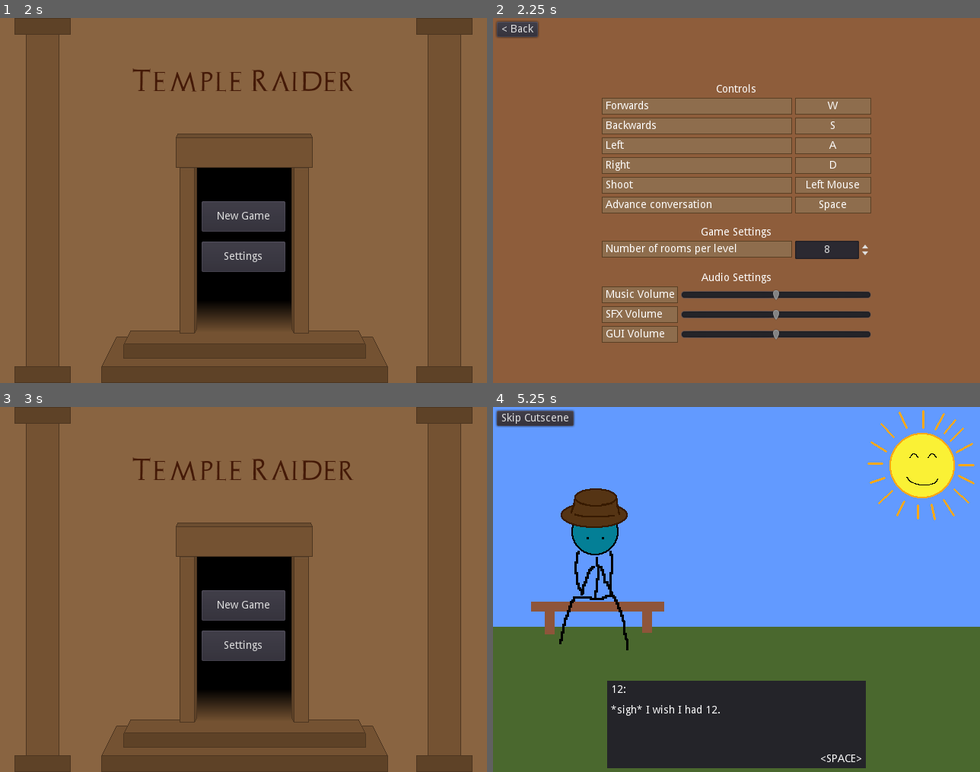
Above: before the commit, frames 1-4 (two rows, left to right).
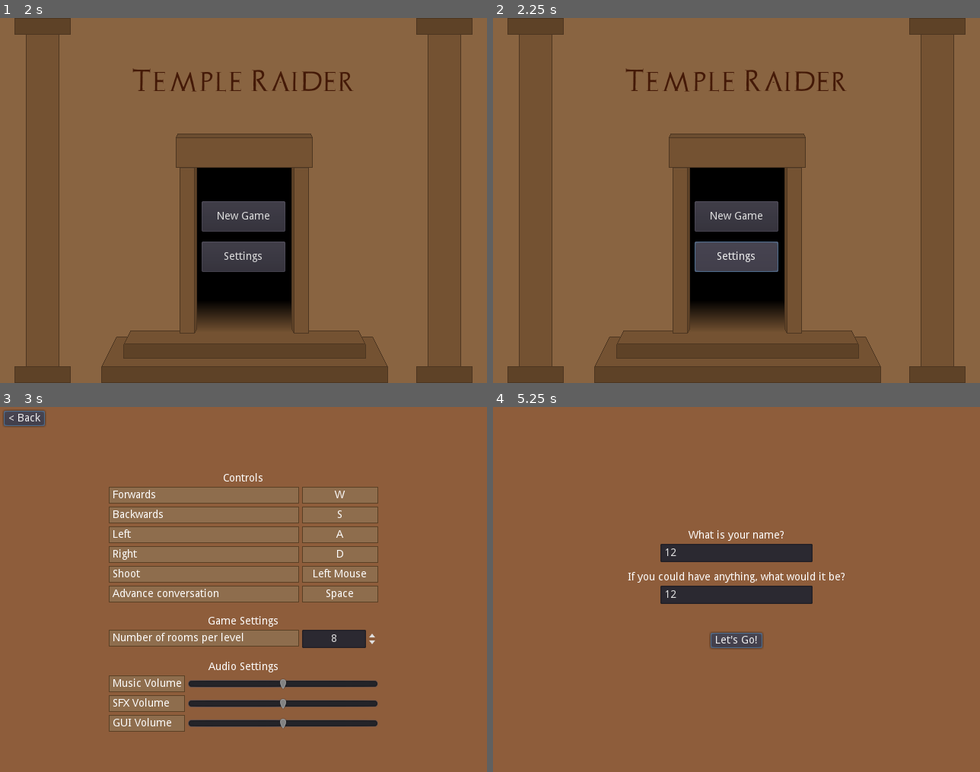
Above: after the commit, the same moments.

Repository: mattvonfat/CurseGame
Game: Godot game, scene res://menus/SplashScreen.tscn
Two runs of this game, one before a commit and one after it. Both use one fixed random seed, a clock stepped at 60 frames per second and the inputs below. Sound files missing from this copy of the repository are replaced by a short silence.
Inputs (mouse positions are in pixels of both pictures, inside the frame that each line leads up to):
- Up to frame 1 (2 s): tap Enter at 0.5 s; move the mouse to (350, 182) at 0.52 s; hold D (move_right) 0.53-1.28 s; tap Space (convo_continue) at 0.6, 1.25 s; click (350, 182) at 0.67 s; move the mouse to (146, 218) at 1.27 s; hold S (move_down) from 1.28 s (still down); click (146, 218) at 1.35 s
- Up to frame 2 (2.25 s): release S (move_down) at 2 s; click "Settings" at 2 s
- Up to frame 3 (3 s): click "< Back" at 2.75 s
- Up to frame 4 (5.25 s): click "New Game" at 3.5 s; click (736, 553) at 4.27 s; type "12" at 4.35 s; click (736, 593) at 4.5 s; type "12" at 4.58 s; click "Let's Go!" at 5 s

Frame 1 is identical in both runs. In frame 2, 41% of the frame differs, in the area x 0-98%, y 0-100%; in frame 3, 41%; in frame 4, 99%, in the area x 0-100%, y 0-100%.

Commit message:
Button Clicks
Added button clicks. Also added the hover click to more buttons.

Diff:
--- a/menus/Controls.gd
+++ b/menus/Controls.gd
@@ -27,6 +27,8 @@
 var changes = false
 
 var is_pause_menu:bool = false
+
+var click_action # type of button that was clicked - if the back button then we need to go back to menu after sound finishes
 
 func _ready():
 	key_wait_panel.hide()
@@ -80,22 +82,20 @@
 
 # called whenever user clicks to rebind a key
 func _on_control_key_button_pressed(key:int):
+	click_action = "CKEY"
+	$ButtonClick.play()
 	key_wait_panel.show()
 	wait_key = true
 	control_item = key
 
 func _on_ReturnToMenuButton_pressed():
-	if is_pause_menu == true:
-		# if we're in the pause menu then emit the leave menu signal but also check if we need to save and if so do it
-		# this is a quick fix as I don't want to rewrite everything and just want to add this in the pause menu
-		if changes == true:
-			GameManager.save_settings()
-		emit_signal("leave_menu")
-	else:
-		GameManager.return_to_menu(changes)
+	click_action = "RETURN"
+	$ButtonClick.play()
 
 
 func _on_LevelRooms_value_changed(value):
+	click_action = "ROOMS"
+	$ButtonClick.play()
 	changes = true
 	GameManager.rooms_per_level = value
 
@@ -103,16 +103,19 @@
 func _on_Music_Slider_value_changed(value):
 	GameManager.music_volume = value
 	changes = true
+	GameManager.update_volumes()
 
 
 func _on_GUISlider3_value_changed(value):
 	GameManager.gui_volume = value
 	changes = true
+	GameManager.update_volumes()
 
 
 func _on_SFXSlider_value_changed(value):
 	GameManager.sfx_volume = value
 	changes = true
+	GameManager.update_volumes()
 
 
 func _on_ReturnToMenuButton_mouse_entered():
@@ -121,3 +124,15 @@
 
 func _on_button_mouse_entered():
 	$AudioStreamPlayer.play()
+
+
+func _on_ButtonClick_finished():
+	if click_action == "RETURN":
+		if is_pause_menu == true:
+			# if we're in the pause menu then emit the leave menu signal but also check if we need to save and if so do it
+			# this is a quick fix as I don't want to rewrite everything and just want to add this in the pause menu
+			if changes == true:
+				GameManager.save_settings()
+			emit_signal("leave_menu")
+		else:
+			GameManager.return_to_menu(changes)
--- a/menus/Controls.tscn
+++ b/menus/Controls.tscn
@@ -6,6 +6,7 @@
 [ext_resource path="res://menus/Controls.gd" type="Script" id=4]
 [ext_resource path="res://images/level_select_background.png" type="Texture" id=5]
 [ext_resource path="res://sounds/rollover2.wav" type="AudioStream" id=6]
+[ext_resource path="res://sounds/click4.wav" type="AudioStream" id=7]
 
 [node name="Controls" type="Control"]
 anchor_right = 1.0
@@ -416,6 +417,9 @@
 [node name="AudioStreamPlayer" type="AudioStreamPlayer" parent="."]
 stream = ExtResource( 6 )
 bus = "GUI"
+
+[node name="ButtonClick" type="AudioStreamPlayer" parent="."]
+stream = ExtResource( 7 )
 
 [connection signal="mouse_entered" from="VBoxContainer/MarginContainer/ReturnToMenuButton" to="." method="_on_ReturnToMenuButton_mouse_entered"]
 [connection signal="pressed" from="VBoxContainer/MarginContainer/ReturnToMenuButton" to="." method="_on_ReturnToMenuButton_pressed"]
@@ -431,7 +435,9 @@
 [connection signal="pressed" from="VBoxContainer/CenterContainer/VBoxContainer/Controls/HBoxContainer/VBoxContainer2/ShootKeyButton" to="." method="_on_control_key_button_pressed" binds= [ 4 ]]
 [connection signal="mouse_entered" from="VBoxContainer/CenterContainer/VBoxContainer/Controls/HBoxContainer/VBoxContainer2/ConvoKeyButton" to="." method="_on_button_mouse_entered"]
 [connection signal="pressed" from="VBoxContainer/CenterContainer/VBoxContainer/Controls/HBoxContainer/VBoxContainer2/ConvoKeyButton" to="." method="_on_control_key_button_pressed" binds= [ 5 ]]
+[connection signal="mouse_entered" from="VBoxContainer/CenterContainer/VBoxContainer/GameSettings/HBoxContainer/VBoxContainer2/LevelRooms" to="." method="_on_button_mouse_entered"]
 [connection signal="value_changed" from="VBoxContainer/CenterContainer/VBoxContainer/GameSettings/HBoxContainer/VBoxContainer2/LevelRooms" to="." method="_on_LevelRooms_value_changed"]
 [connection signal="value_changed" from="VBoxContainer/CenterContainer/VBoxContainer/SoundSettings/HBoxContainer/VBoxContainer2/MusicSlider" to="." method="_on_Music_Slider_value_changed"]
 [connection signal="value_changed" from="VBoxContainer/CenterContainer/VBoxContainer/SoundSettings/HBoxContainer/VBoxContainer2/SFXSlider" to="." method="_on_SFXSlider_value_changed"]
 [connection signal="value_changed" from="VBoxContainer/CenterContainer/VBoxContainer/SoundSettings/HBoxContainer/VBoxContainer2/GUISlider3" to="." method="_on_GUISlider3_value_changed"]
+[connection signal="finished" from="ButtonClick" to="." method="_on_ButtonClick_finished"]
--- a/menus/DeathScreen.gd
+++ b/menus/DeathScreen.gd
@@ -4,3 +4,7 @@
 
 func _on_MainMenu_pressed():
 	GameManager.exit_game()
+
+
+func _on_MainMenu_mouse_entered():
+	$AudioStreamPlayer.play()
--- a/menus/DeathScreen.tscn
+++ b/menus/DeathScreen.tscn
@@ -1,8 +1,9 @@
-[gd_scene load_steps=5 format=2]
+[gd_scene load_steps=6 format=2]
 
 [ext_resource path="res://menus/DeathScreen.gd" type="Script" id=1]
 [ext_resource path="res://Archeologicaps.ttf" type="DynamicFontData" id=2]
 [ext_resource path="res://images/story/death_screen.png" type="Texture" id=3]
+[ext_resource path="res://sounds/rollover2.wav" type="AudioStream" id=4]
 
 [sub_resource type="DynamicFont" id=1]
 size = 29
@@ -60,4 +61,9 @@
 margin_bottom = 340.0
 custom_constants/margin_top = 150
 
+[node name="AudioStreamPlayer" type="AudioStreamPlayer" parent="."]
+stream = ExtResource( 4 )
+bus = "GUI"
+
+[connection signal="mouse_entered" from="CanvasLayer/CenterContainer/VBoxContainer/CenterContainer/MainMenu" to="." method="_on_MainMenu_mouse_entered"]
 [connection signal="pressed" from="CanvasLayer/CenterContainer/VBoxContainer/CenterContainer/MainMenu" to="." method="_on_MainMenu_pressed"]
--- a/menus/LevelSelectScreen.gd
+++ b/menus/LevelSelectScreen.gd
@@ -56,3 +56,8 @@
 
 func _on_TempleSelect_pressed():
 	GameManager.load_level(selected_level)
+
+
+
+func _on_button_mouse_entered():
+	$AudioStreamPlayer.play()
--- a/menus/LevelSelectScreen.tscn
+++ b/menus/LevelSelectScreen.tscn
@@ -10,6 +10,7 @@
 [ext_resource path="res://new_buttongroup.tres" type="ButtonGroup" id=8]
 [ext_resource path="res://images/level_button_disabled.png" type="Texture" id=9]
 [ext_resource path="res://images/level_button_pressed.png" type="Texture" id=10]
+[ext_resource path="res://sounds/rollover2.wav" type="AudioStream" id=11]
 
 [sub_resource type="DynamicFont" id=1]
 size = 20
@@ -328,14 +329,22 @@
 margin_right = 300.0
 margin_bottom = 120.0
 
-[node name="CurseName" type="Label" parent="CanvasLayer/TextureRect/VBoxContainer/CenterContainer2/TextureRect/MarginContainer/VBoxContainer"]
+[node name="Label" type="Label" parent="CanvasLayer/TextureRect/VBoxContainer/CenterContainer2/TextureRect/MarginContainer/VBoxContainer"]
 margin_right = 290.0
 margin_bottom = 14.0
 size_flags_vertical = 1
+text = "Curse:"
+align = 1
+
+[node name="CurseName" type="Label" parent="CanvasLayer/TextureRect/VBoxContainer/CenterContainer2/TextureRect/MarginContainer/VBoxContainer"]
+margin_top = 18.0
+margin_right = 290.0
+margin_bottom = 32.0
+size_flags_vertical = 1
 align = 1
 
 [node name="CurseDescription" type="Label" parent="CanvasLayer/TextureRect/VBoxContainer/CenterContainer2/TextureRect/MarginContainer/VBoxContainer"]
-margin_top = 18.0
+margin_top = 36.0
 margin_right = 290.0
 margin_bottom = 110.0
 size_flags_horizontal = 3
@@ -368,8 +377,17 @@
 [node name="PauseMenu" parent="CanvasLayer" instance=ExtResource( 3 )]
 visible = false
 
+[node name="AudioStreamPlayer" type="AudioStreamPlayer" parent="."]
+stream = ExtResource( 11 )
+bus = "GUI"
+
+[connection signal="mouse_entered" from="CanvasLayer/TextureRect/VBoxContainer/CenterContainer/HBoxContainer/Level1" to="." method="_on_button_mouse_entered"]
 [connection signal="pressed" from="CanvasLayer/TextureRect/VBoxContainer/CenterContainer/HBoxContainer/Level1" to="." method="_on_LevelButton_pressed" binds= [ 1 ]]
+[connection signal="mouse_entered" from="CanvasLayer/TextureRect/VBoxContainer/CenterContainer/HBoxContainer/Level2" to="." method="_on_button_mouse_entered"]
 [connection signal="pressed" from="CanvasLayer/TextureRect/VBoxContainer/CenterContainer/HBoxContainer/Level2" to="." method="_on_LevelButton_pressed" binds= [ 2 ]]
+[connection signal="mouse_entered" from="CanvasLayer/TextureRect/VBoxContainer/CenterContainer/HBoxContainer/Level3" to="." method="_on_button_mouse_entered"]
 [connection signal="pressed" from="CanvasLayer/TextureRect/VBoxContainer/CenterContainer/HBoxContainer/Level3" to="." method="_on_LevelButton_pressed" binds= [ 3 ]]
+[connection signal="mouse_entered" from="CanvasLayer/TextureRect/VBoxContainer/CenterContainer/HBoxContainer/Level4" to="." method="_on_button_mouse_entered"]
 [connection signal="pressed" from="CanvasLayer/TextureRect/VBoxContainer/CenterContainer/HBoxContainer/Level4" to="." method="_on_LevelButton_pressed" binds= [ 4 ]]
+[connection signal="mouse_entered" from="CanvasLayer/TextureRect/VBoxContainer/CenterContainer3/HBoxContainer2/TempleSelect" to="." method="_on_button_mouse_entered"]
 [connection signal="pressed" from="CanvasLayer/TextureRect/VBoxContainer/CenterContainer3/HBoxContainer2/TempleSelect" to="." method="_on_TempleSelect_pressed"]
--- a/menus/MainMenu.gd
+++ b/menus/MainMenu.gd
@@ -1,13 +1,23 @@
 extends Node2D
 
+var action
 
 func _on_NewGame_pressed():
-	GameManager.start_new_game()
+	action = "NEW"
+	$ButtonClick.play()
 
 
 func _on_Controls_pressed():
-	GameManager.go_to_controls_menu()
+	action = "CONTROLS"
+	$ButtonClick.play()
 
 
 func _on_button_mouse_entered():
 	$ButtonHover.play()
+
+
+func _on_ButtonClick_finished():
+	if action == "NEW":
+		GameManager.start_new_game()
+	else:
+		GameManager.go_to_controls_menu()
--- a/menus/MainMenu.tscn
+++ b/menus/MainMenu.tscn
@@ -1,9 +1,10 @@
-[gd_scene load_steps=6 format=2]
+[gd_scene load_steps=7 format=2]
 
 [ext_resource path="res://Archeologicaps.ttf" type="DynamicFontData" id=1]
 [ext_resource path="res://menus/MainMenu.gd" type="Script" id=2]
 [ext_resource path="res://images/gui/menu_bg.png" type="Texture" id=3]
 [ext_resource path="res://sounds/rollover2.wav" type="AudioStream" id=4]
+[ext_resource path="res://sounds/click4.wav" type="AudioStream" id=5]
 
 [sub_resource type="DynamicFont" id=1]
 size = 30
@@ -76,7 +77,11 @@
 stream = ExtResource( 4 )
 bus = "GUI"
 
+[node name="ButtonClick" type="AudioStreamPlayer" parent="."]
+stream = ExtResource( 5 )
+
 [connection signal="mouse_entered" from="CanvasLayer/VBoxContainer/CenterContainer/VBoxContainer/NewGame" to="." method="_on_button_mouse_entered"]
 [connection signal="pressed" from="CanvasLayer/VBoxContainer/CenterContainer/VBoxContainer/NewGame" to="." method="_on_NewGame_pressed"]
 [connection signal="mouse_entered" from="CanvasLayer/VBoxContainer/CenterContainer/VBoxContainer/Controls" to="." method="_on_button_mouse_entered"]
 [connection signal="pressed" from="CanvasLayer/VBoxContainer/CenterContainer/VBoxContainer/Controls" to="." method="_on_Controls_pressed"]
+[connection signal="finished" from="ButtonClick" to="." method="_on_ButtonClick_finished"]
--- a/menus/PauseMenu.gd
+++ b/menus/PauseMenu.gd
@@ -34,3 +34,7 @@
 func _on_leave_controls_menu():
 	$Controls.hide()
 	emit_signal("update_settings")
+
+
+func _on_button_mouse_entered():
+	$AudioStreamPlayer.play()
--- a/menus/PauseMenu.tscn
+++ b/menus/PauseMenu.tscn
@@ -1,8 +1,9 @@
-[gd_scene load_steps=4 format=2]
+[gd_scene load_steps=5 format=2]
 
 [ext_resource path="res://menus/PauseMenu.gd" type="Script" id=1]
 [ext_resource path="res://images/gui/pause.png" type="Texture" id=2]
 [ext_resource path="res://menus/Controls.tscn" type="PackedScene" id=3]
+[ext_resource path="res://sounds/rollover2.wav" type="AudioStream" id=4]
 
 [node name="PauseMenu" type="Control"]
 pause_mode = 2
@@ -60,6 +61,13 @@
 [node name="Controls" parent="." instance=ExtResource( 3 )]
 visible = false
 
+[node name="AudioStreamPlayer" type="AudioStreamPlayer" parent="."]
+stream = ExtResource( 4 )
+bus = "GUI"
+
+[connection signal="mouse_entered" from="CenterContainer/VBoxContainer/ResumeButton" to="." method="_on_button_mouse_entered"]
 [connection signal="pressed" from="CenterContainer/VBoxContainer/ResumeButton" to="." method="_on_ResumeButton_pressed"]
+[connection signal="mouse_entered" from="CenterContainer/VBoxContainer/SettingsButton" to="." method="_on_button_mouse_entered"]
 [connection signal="pressed" from="CenterContainer/VBoxContainer/SettingsButton" to="." method="_on_SettingsButton_pressed"]
+[connection signal="mouse_entered" from="CenterContainer/VBoxContainer/ExitButton" to="." method="_on_button_mouse_entered"]
 [connection signal="pressed" from="CenterContainer/VBoxContainer/ExitButton" to="." method="_on_ExitButton_pressed"]
--- a/menus/UserInfo.gd
+++ b/menus/UserInfo.gd
@@ -11,9 +11,7 @@
 	button.disabled = true
 
 func _on_Button_pressed():
-	var user_name = name_text.get_text()
-	var user_thing = thing_text.get_text()
-	GameManager.go_to_story(user_name, user_thing)
+	$ButtonClick.play()
 
 func _on_LineEdit_text_changed(new_text):
 	if new_text == "":
@@ -32,3 +30,13 @@
 		thing_entered = true
 		if name_entered == true:
 			button.disabled = false
+
+
+func _on_ButtonClick_finished():
+	var user_name = name_text.get_text()
+	var user_thing = thing_text.get_text()
+	GameManager.go_to_story(user_name, user_thing)
+
+
+func _on_Button_mouse_entered():
+	$ButtonHover.play()
--- a/menus/UserInfo.tscn
+++ b/menus/UserInfo.tscn
@@ -1,7 +1,9 @@
-[gd_scene load_steps=3 format=2]
+[gd_scene load_steps=5 format=2]
 
 [ext_resource path="res://menus/UserInfo.gd" type="Script" id=1]
 [ext_resource path="res://images/level_select_background.png" type="Texture" id=2]
+[ext_resource path="res://sounds/rollover2.wav" type="AudioStream" id=3]
+[ext_resource path="res://sounds/click4.wav" type="AudioStream" id=4]
 
 [node name="UserInfo" type="Control"]
 anchor_right = 1.0
@@ -76,6 +78,15 @@
 size_flags_horizontal = 4
 text = "Let's Go!"
 
+[node name="ButtonClick" type="AudioStreamPlayer" parent="."]
+stream = ExtResource( 4 )
+
+[node name="ButtonHover" type="AudioStreamPlayer" parent="."]
+stream = ExtResource( 3 )
+bus = "GUI"
+
 [connection signal="text_changed" from="CenterContainer/VBoxContainer/LineEdit" to="." method="_on_LineEdit_text_changed"]
 [connection signal="text_changed" from="CenterContainer/VBoxContainer/LineEdit2" to="." method="_on_LineEdit2_text_changed"]
+[connection signal="mouse_entered" from="CenterContainer/VBoxContainer/Button" to="." method="_on_Button_mouse_entered"]
 [connection signal="pressed" from="CenterContainer/VBoxContainer/Button" to="." method="_on_Button_pressed"]
+[connection signal="finished" from="ButtonClick" to="." method="_on_ButtonClick_finished"]
--- a/menus/WinScreen.gd
+++ b/menus/WinScreen.gd
@@ -7,3 +7,7 @@
 
 func _on_MainMenu_pressed():
 	GameManager.exit_game()
+
+
+func _on_MainMenu_mouse_entered():
+	$AudioStreamPlayer.play()
--- a/menus/WinScreen.tscn
+++ b/menus/WinScreen.tscn
@@ -1,8 +1,9 @@
-[gd_scene load_steps=5 format=2]
+[gd_scene load_steps=6 format=2]
 
 [ext_resource path="res://Archeologicaps.ttf" type="DynamicFontData" id=1]
 [ext_resource path="res://images/story/win_screen.png" type="Texture" id=2]
 [ext_resource path="res://menus/WinScreen.gd" type="Script" id=3]
+[ext_resource path="res://sounds/rollover2.wav" type="AudioStream" id=4]
 
 [sub_resource type="DynamicFont" id=1]
 size = 29
@@ -68,4 +69,9 @@
 align = 1
 valign = 1
 
+[node name="AudioStreamPlayer" type="AudioStreamPlayer" parent="."]
+stream = ExtResource( 4 )
+bus = "GUI"
+
+[connection signal="mouse_entered" from="CanvasLayer/CenterContainer/VBoxContainer/CenterContainer/MainMenu" to="." method="_on_MainMenu_mouse_entered"]
 [connection signal="pressed" from="CanvasLayer/CenterContainer/VBoxContainer/CenterContainer/MainMenu" to="." method="_on_MainMenu_pressed"]
Not shown: 1 places in menus/Controls.tscn that only renumber resources
Not shown: 1 places in menus/LevelSelectScreen.tscn that only renumber resources
Not shown, added: sounds/click4.wav.import
Not shown, added: sounds/click4.wav
